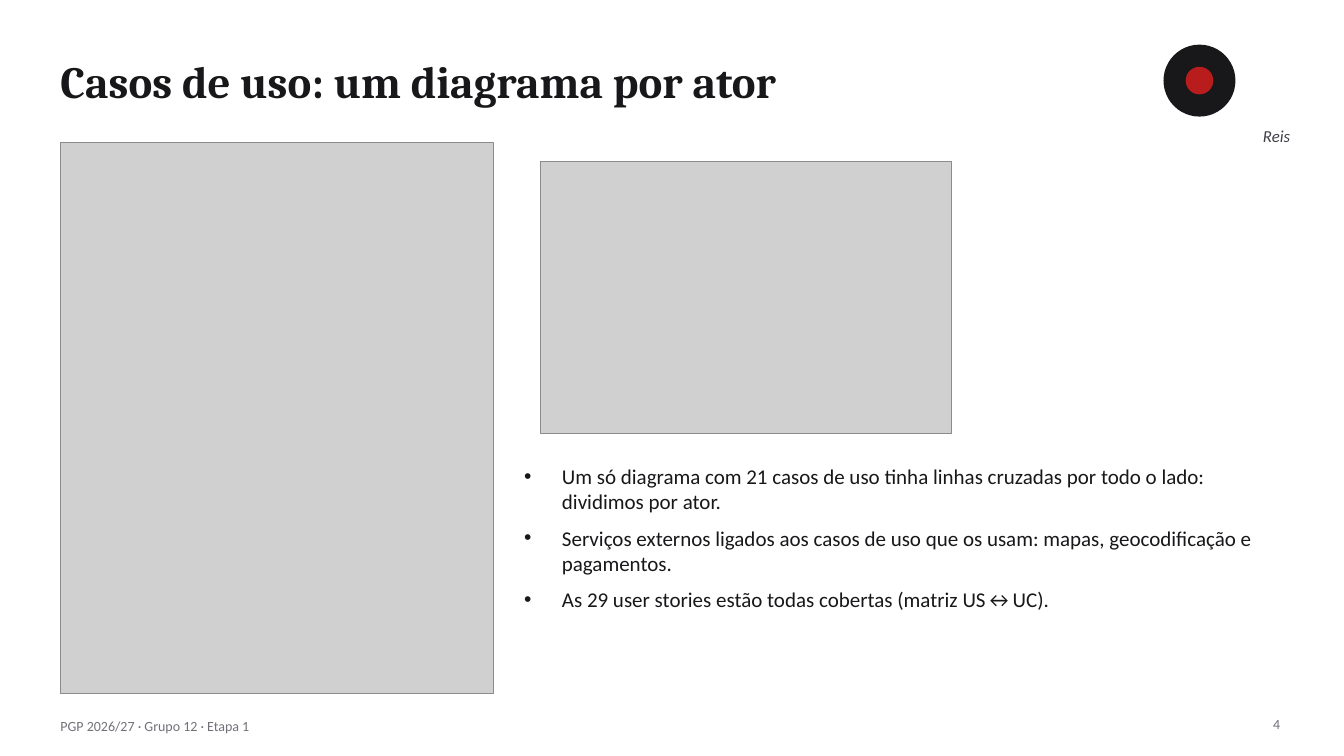
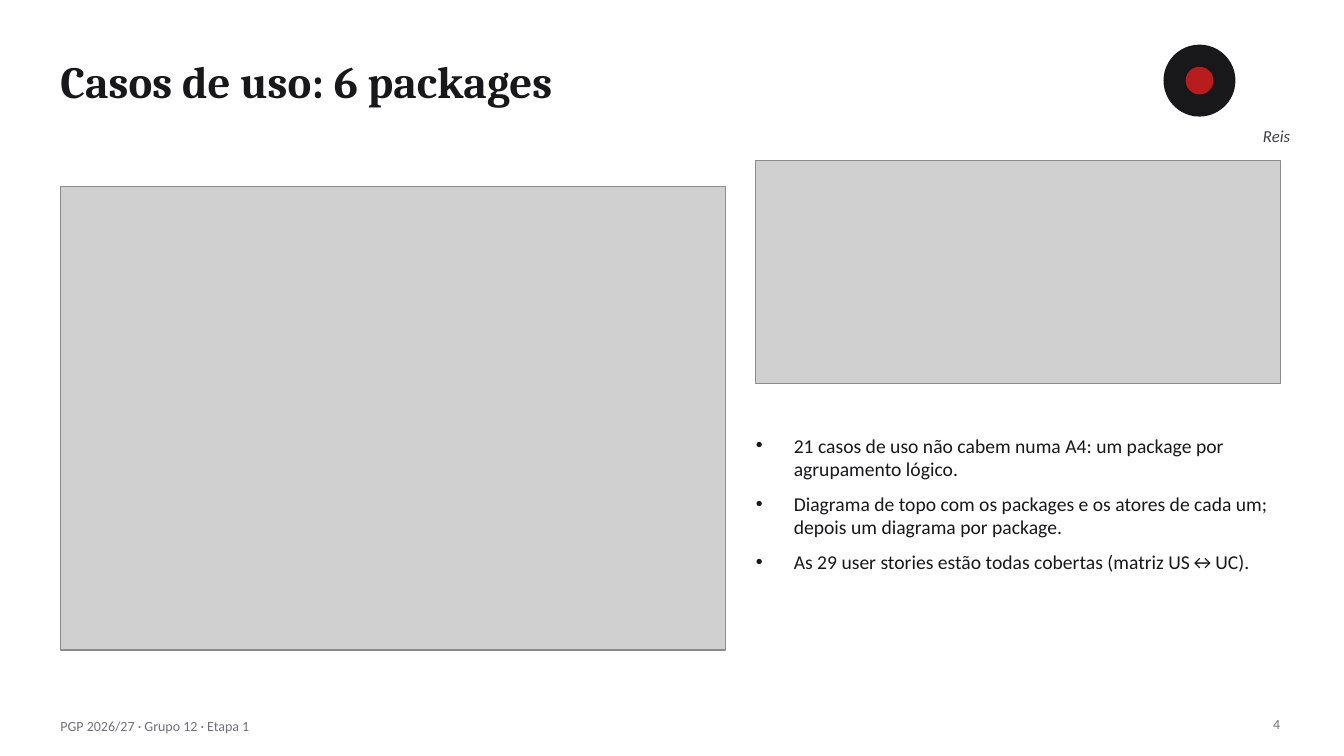
Before and after one commit to malat0o/PGP, a slide deck: slide 4 of etapa1/relatorio/PGP-2627-G12-E1-apresentacao.pptx. Drawn at 1344x756 pixels with LibreOffice and Linux fonts; fonts in the diff are those of the drawing; grey boxes stand for pictures. Boxes give left, top, right and bottom in pixels: in the first picture for what was removed or moved away, otherwise in the second. Text is boxed around its words. In the diff, an @@ line names an element or a change of style, - is before the commit and + after.

Commit message:
Casos de uso por packages (diagrama de topo + um por package) e fluxos sem quebras, segundo a resposta do professor

```diff
--- a/etapa1/relatorio/PGP-2627-G12-E1-apresentacao.pptx
+++ b/etapa1/relatorio/PGP-2627-G12-E1-apresentacao.pptx
@@ title at [60,67,552,108]: text changed @@
-Casos de uso: um diagrama por ator
+Casos de uso: 6 packages
@@ picture: place and size @@
-picture at [540,161,952,434]
+picture at [756,160,1280,384]
@@ picture: place and size @@
-picture at [60,143,494,695]
+picture at [60,187,726,650]
@@ text "21 casos de uso não ...": place and size @@
-text "21 casos de uso não ..." at [562,469,1251,610]
+text "21 casos de uso não ..." at [794,439,1267,572]
@@ text at [794,439,1267,538]: text changed; size 15 to 14 pt @@
-• Um só diagrama com 21 casos de uso tinha linhas cruzadas por todo o lado: dividimos por ator.
-• Serviços externos ligados aos casos de uso que os usam: mapas, geocodificação e pagamentos.
+• 21 casos de uso não cabem numa A4: um package por agrupamento lógico.
+• Diagrama de topo com os packages e os atores de cada um; depois um diagrama por package.
@@ text at [794,555,1249,572]: size 15 to 14 pt in "As 29 user stories estão todas cobertas ..." @@
```
Also in this commit, not shown: 30 other files.
